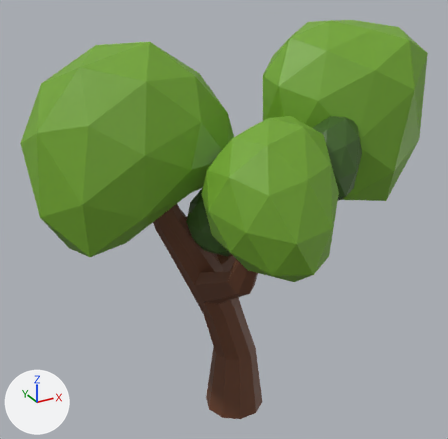
The OBJ model res/models/tree_1.obj, before and after one commit.
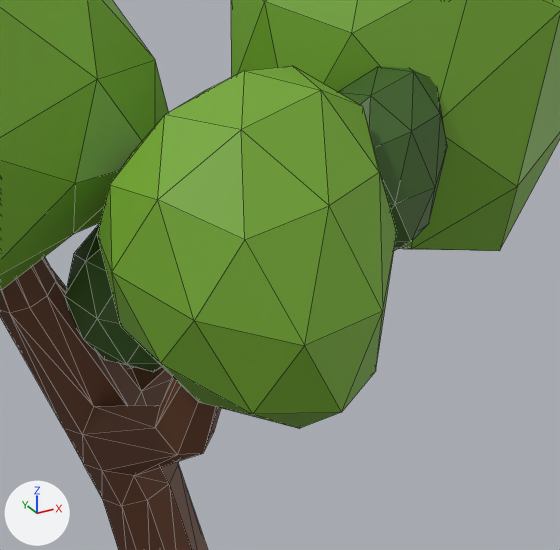
Each version is shown whole from a 50 mm lens placed at (-5.81, -7.45, 3.0), pointed at (-1.14, 1.04, -1.24), then close up on the part from 35% to 92% of the width and 20% to 77% of the height. Every picture has the same lights, and +X, +Y and +Z are marked at lower left. The close-ups show mesh edges as thin lines. Where no turn or scale is listed for an object, it has been applied to the vertices.

The first close-up shows 'tree_1'.
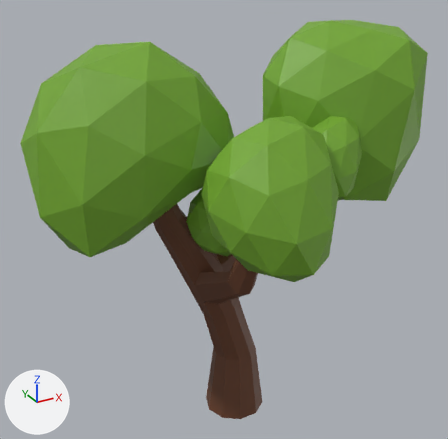
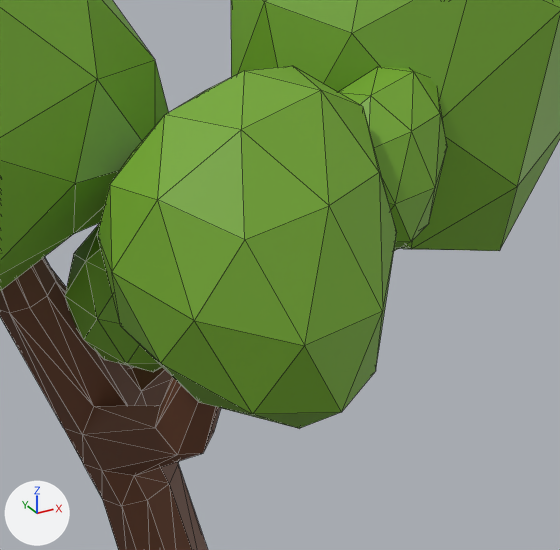
What differs and where, as boxes [x1, y1, x2, y2] in the close-ups (560 x 550 px):
```json
{"part": 1, "of": "me_tree_1", "change": "recoloured", "before": [65, 67, 447, 372], "after": [65, 67, 447, 372]}
```

Edits to the scene script, one JSON object a line:
```json
{"block": "me_tree_1", "where": "me_tree_1.from_pydata(...)  # 326 vertices, 628 faces; spans x -4.18..2.55, y -1.53..2.82, z -5.27..1.91"}
{"block": "me_tree_1", "where": "# used by ob_tree_1; location = (0.0, 0.0, 0.0)"}
{"block": "me_tree_1", "change": "me_tree_1 part 1: all 160 faces that had it switch from mat_material_001 (dark green #3e6323) to mat_greenleaves (green #73a82d)"}
```
